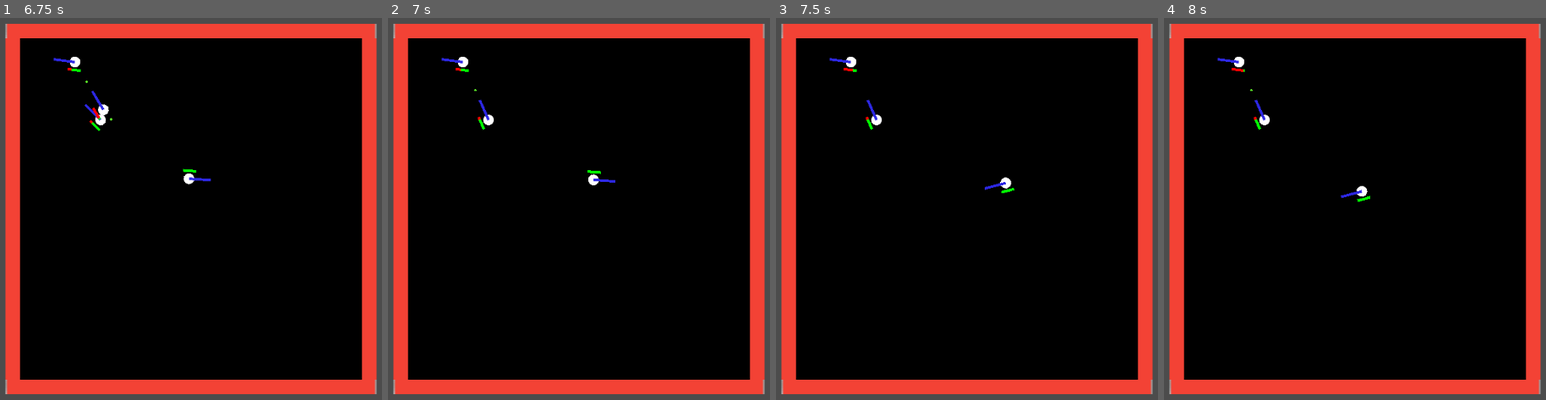
Above: before the commit, frames 1-4 (left to right).
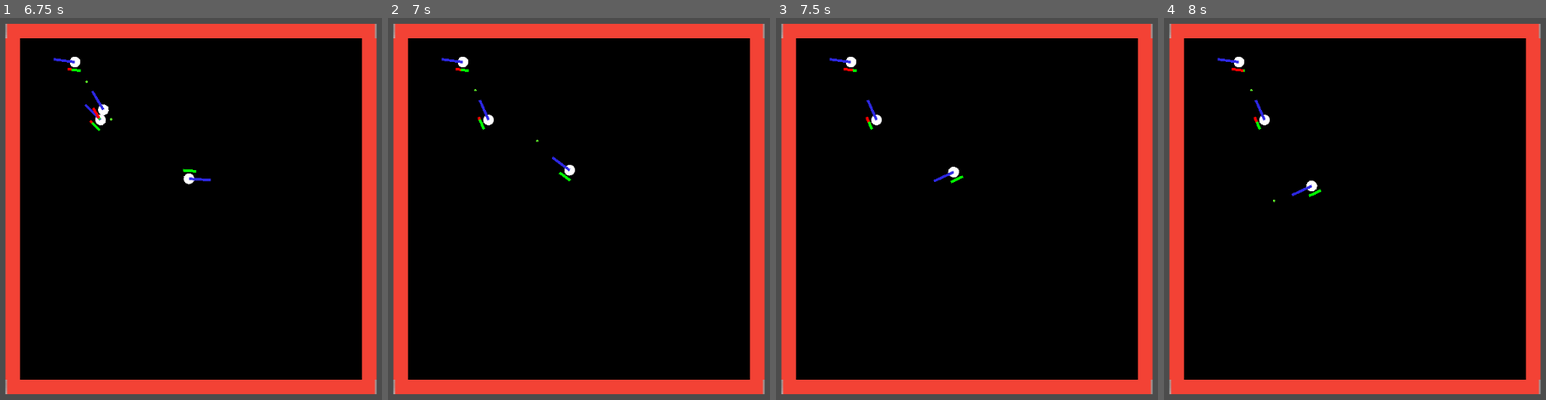
Above: after the commit, the same moments.

Repository: sisipun/CybersportManager
Game: Godot game, scene res://script/ui.tscn
The game is run twice, just before and just after one commit, with the same random seed, the same clock (stepped at 60 frames per second) and the same inputs.
Inputs (mouse positions are in pixels of both pictures, inside the frame that each line leads up to):
- Up to frame 1 (6.75 s): tap Enter at 0.5 s; click (191, 209) at 0.67 s; tap Space at 1.25 s; move the mouse to (57, 228) at 1.27 s; click (57, 228) at 1.42 s; move the mouse to (259, 121) at 2.02 s; click (259, 121) at 2.17 s; move the mouse to (156, 289) at 2.77 s; click (156, 289) at 2.92 s; move the mouse to (outside the picture) at 3.52 s; click (outside the picture) at 3.67 s; move the mouse to (outside the picture) at 4.27 s; click (outside the picture) at 4.42 s; move the mouse to (225, 209) at 5.02 s; click (225, 209) at 5.17 s; move the mouse to (87, 109) at 5.77 s; click (87, 109) at 5.92 s; move the mouse to (339, 189) at 6.52 s; click (339, 189) at 6.67 s
- Up to frame 2 (7 s): no input
- Up to frame 3 (7.5 s): move the mouse to (833, 228) at 7.27 s; click (833, 228) at 7.42 s
- Up to frame 4 (8 s): no input

Frame 1 is identical in both runs. In frame 2, 0.3% of the frame differs, in the area x 38-60%, y 31-44%; in frame 3, 0.3%; in frame 4, 0.3%, in the area x 23-54%, y 26-49%.

Commit message:
Move descision making to PlayerController

Diff:
--- a/game/script/base/match/player/base_player.gd
+++ b/game/script/base/match/player/base_player.gd
@@ -3,6 +3,7 @@
 
 
 signal dead
+signal player_detected(player)
 
 
 export (NodePath) onready var _navigation_agent = get_node(_navigation_agent) as NavigationAgent2D
@@ -72,10 +73,4 @@
 
 # TODO [CD] BasePlayer
 func _on_player_detected(player: KinematicBody2D) -> void:
-	if player.team != team:
-		_on_enemy_detected(player)
-
-
-# TODO [CD] BasePlayer
-func _on_enemy_detected(_enemy: KinematicBody2D) -> void:
-	pass
+	emit_signal("player_detected", player)
--- a/game/script/base/match/player/base_player_controller.gd
+++ b/game/script/base/match/player/base_player_controller.gd
@@ -25,9 +25,10 @@
 
 	_player = _player_scene.instance()
 	_player.init(team, index)
+	_current_match.map.spawn_player(_player)
+
 	assert(_player.connect("dead", self, "_on_player_dead") == OK)
-
-	_current_match.map.spawn_player(_player)
+	assert(_player.connect("player_detected", self, "_on_player_player_detected") == OK)
 
 
 func despawn() -> void:
@@ -43,3 +44,7 @@
 func _on_player_dead() -> void:
 	despawn()
 	emit_signal("player_dead")
+
+
+func _on_player_player_detected(_detected_player: BasePlayer) -> void:
+	pass
--- a/game/script/tactical_fps/match/player/tactical_fps_player.gd
+++ b/game/script/tactical_fps/match/player/tactical_fps_player.gd
@@ -4,8 +4,7 @@
 
 export (PackedScene) var _weapon_scene: PackedScene = null
 
-var _enemy: BasePlayer = null
-var _target: Vector2 = Vector2.ZERO
+var shooting_target: BasePlayer = null
 var _weapon: TacticalFpsWeapon = null
 
 
@@ -16,29 +15,10 @@
 
 
 func _physics_process(delta: float) -> void:
-	if _enemy:
-		.rotate_to(delta, _enemy.position)
+	if shooting_target:
+		.rotate_to(delta, shooting_target.position)
 		shoot()
 
 
 func shoot() -> void:
 	_weapon.shoot()
-
-
-func move_to(target: Vector2) -> void:
-	.move_to(target)
-	_target = target
-
-
-func _on_enemy_detected(enemy: KinematicBody2D) -> void:
-	if _enemy:
-		return
-
-	stop()
-	_enemy = enemy
-	assert(_enemy.connect("dead", self, "_on_enemy_dead") == OK)
-
-
-func _on_enemy_dead() -> void:
-	_enemy = null
-	move_to(_target)
--- a/game/script/tactical_fps/match/player/tactical_fps_player_controller.gd
+++ b/game/script/tactical_fps/match/player/tactical_fps_player_controller.gd
@@ -2,6 +2,29 @@
 extends BasePlayerController
 
 
+var _target: Vector2 = Vector2.ZERO
+
+
 func set_target(target: Vector2) -> void:
 	if not is_dead():
-		_player.move_to(target)
+		_target = target
+		_player.move_to(_target)
+
+
+func _on_player_player_detected(detected_player: BasePlayer) -> void:
+	if detected_player.team != team:
+		_on_enemy_detected(detected_player)
+
+
+func _on_enemy_detected(enemy: BasePlayer) -> void:
+	if _player.shooting_target:
+		return
+
+	_player.stop()
+	_player.shooting_target = enemy
+	assert(enemy.connect("dead", self, "_on_shooting_target_dead") == OK)
+
+
+func _on_shooting_target_dead() -> void:
+	_player.shooting_target = null
+	_player.move_to(_target)
